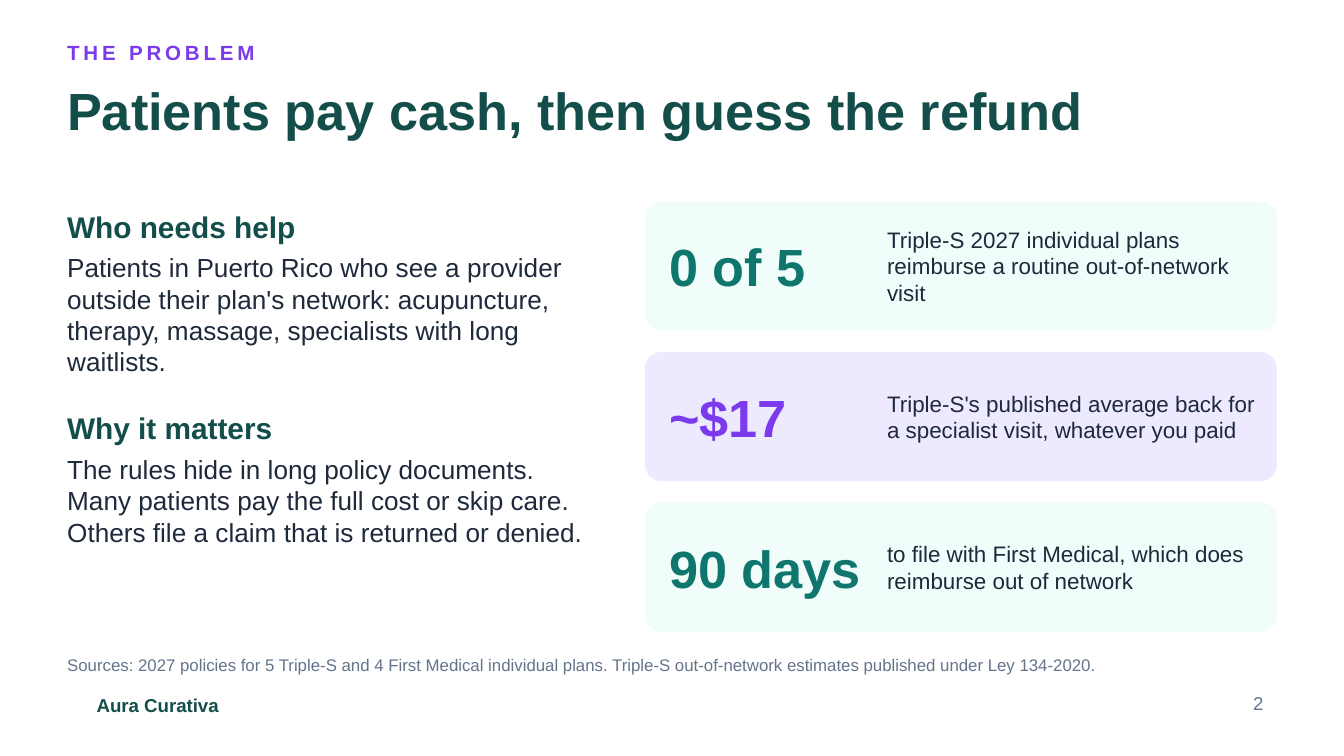
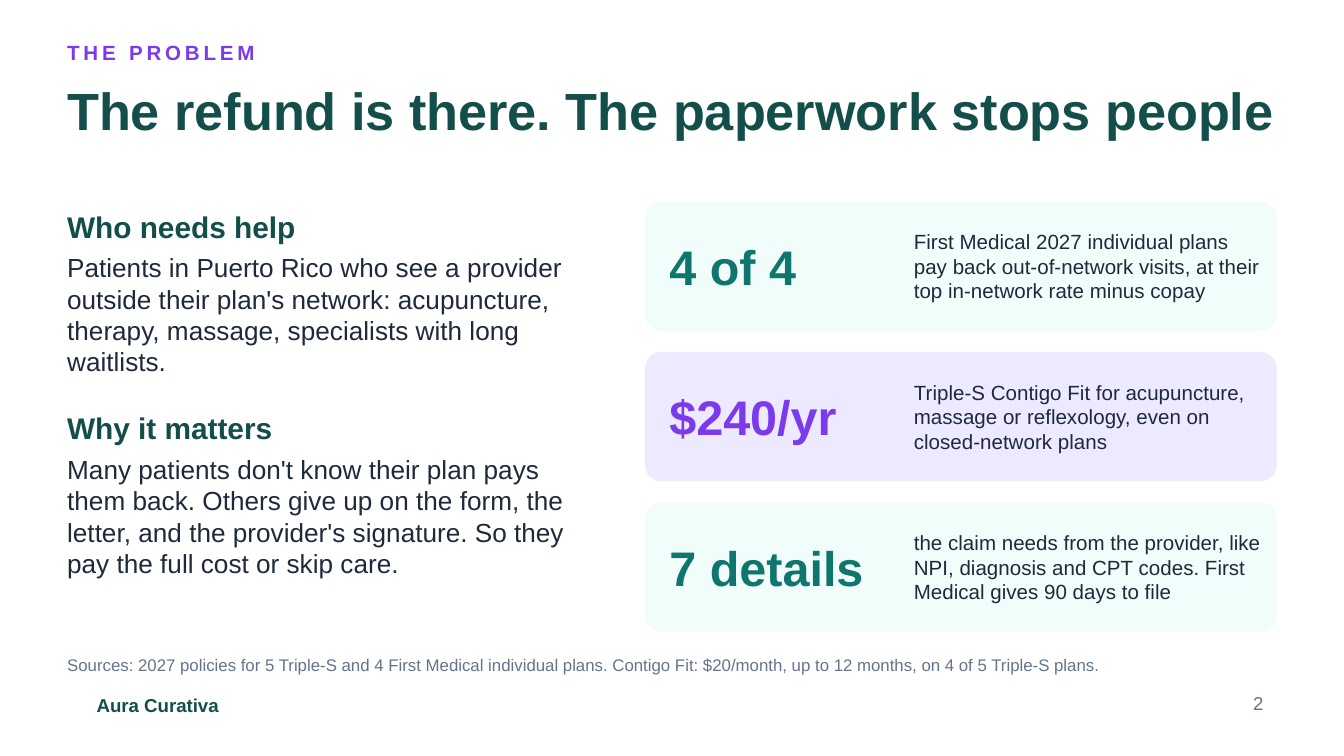
Before and after one commit to jdreben/aura-curativa, a slide deck: slide 2 of docs/slides/aura-curativa-deck.pptx. Drawn at 1344x756 pixels with LibreOffice and Linux fonts; fonts in the diff are those of the drawing; background and template pictures are left out. Boxes give left, top, right and bottom in pixels: in the first picture for what was removed or moved away, otherwise in the second. Text is boxed around its words. In the diff, an @@ line names an element or a change of style, - is before the commit and + after.

```diff
--- a/docs/slides/aura-curativa-deck.pptx
+++ b/docs/slides/aura-curativa-deck.pptx
@@ title at (67,92,1273,140): text changed @@
-Patients pay cash, then guess the refund
+The refund is there. The paperwork stops people
@@ text at (914,234,1259,303): text changed; size 12 to 11 pt @@
-Triple-S 2027 individual plans reimburse a routine out-of-network visit
+First Medical 2027 individual plans pay back out-of-network visits, at their top in-network rate minus copay
@@ text at (669,250,796,286): text changed; size 28 to 26 pt @@
-0 of 5
+4 of 4
@@ text at (914,385,1245,454): text changed; size 12 to 11 pt @@
-Triple-S's published average back for a specialist visit, whatever you paid
+Triple-S Contigo Fit for acupuncture, massage or reflexology, even on closed-network plans
@@ text at (669,399,836,445): text changed; size 28 to 26 pt @@
-~$17
+$240/yr
@@ text at (67,460,563,579): text changed @@
-The rules hide in long policy documents. Many patients pay the full cost or skip care. Others file a claim that is returned or denied.
+Many patients don't know their plan pays them back. Others give up on the form, the letter, and the provider's signature. So they pay the full cost or skip care.
@@ text at (914,535,1260,604): text changed; size 12 to 11 pt @@
-to file with First Medical, which does reimburse out of network
+the claim needs from the provider, like NPI, diagnosis and CPT codes. First Medical gives 90 days to file
@@ text at (669,551,864,587): text changed; size 28 to 26 pt @@
-90 days
+7 details
@@ text at (67,658,1099,675): text changed @@
-Sources: 2027 policies for 5 Triple-S and 4 First Medical individual plans. Triple-S out-of-network estimates published under Ley 134-2020.
+Sources: 2027 policies for 5 Triple-S and 4 First Medical individual plans. Contigo Fit: $20/month, up to 12 months, on 4 of 5 Triple-S plans.
```
Also in this commit, not shown: 5 other slides changed, 1 other file.
